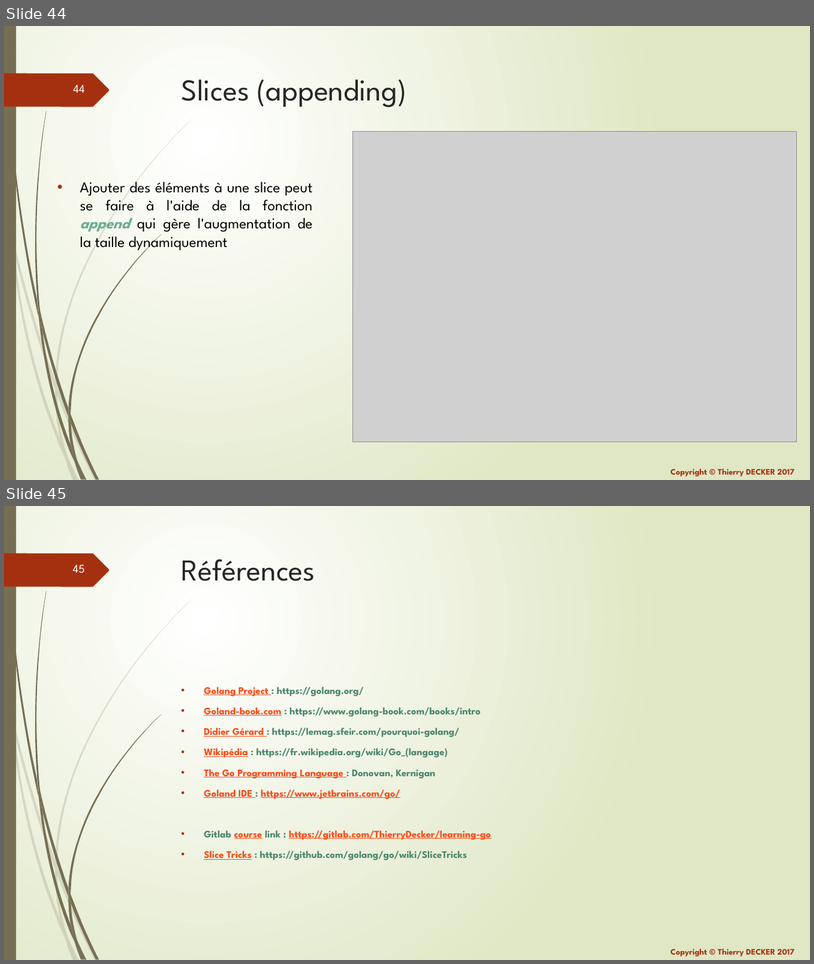
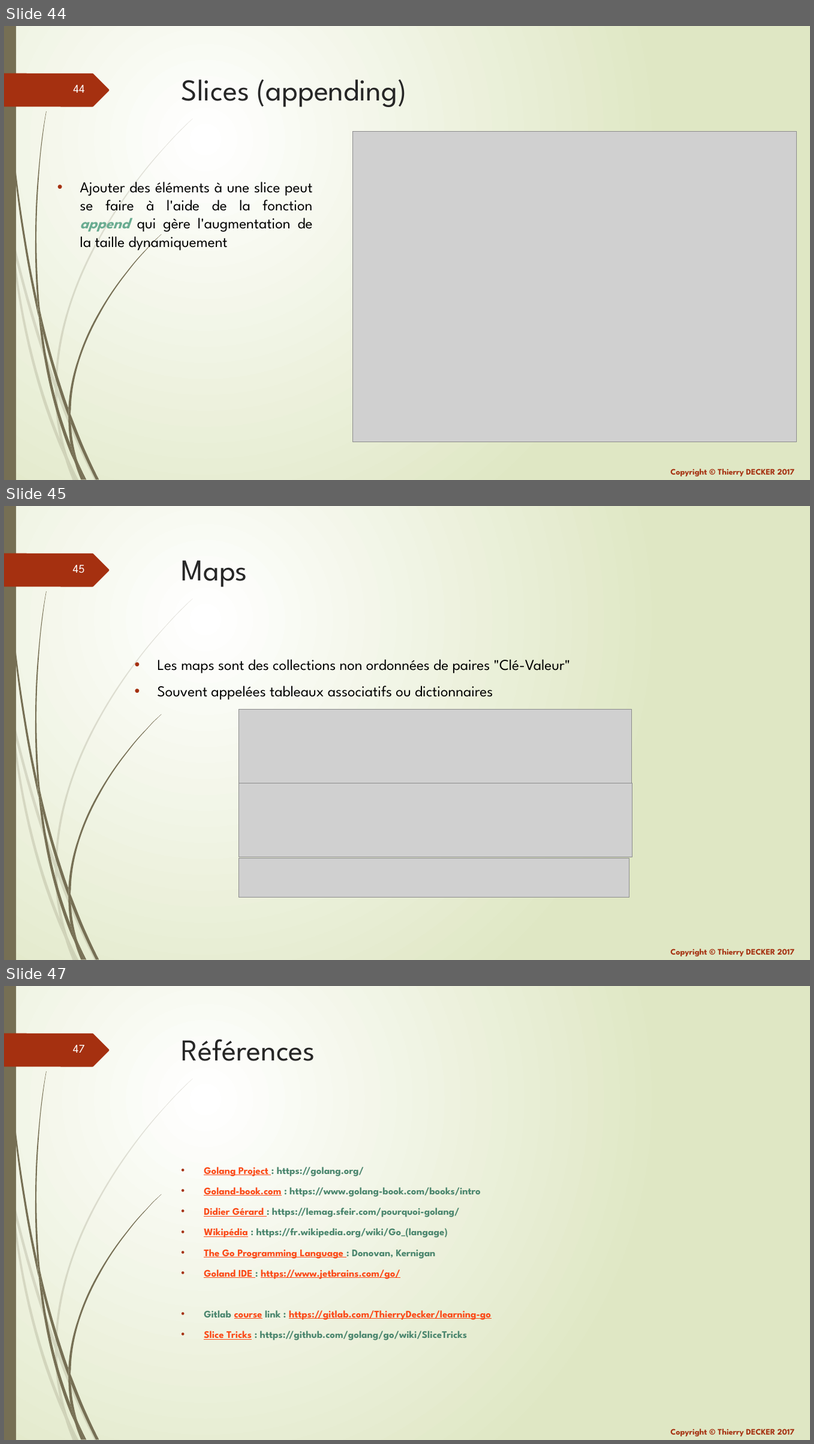
Before and after one commit to thierrydecker/learning-go, a slide deck: documentations/learning-go.pptx. Shown one above the other, each under a label of ours: slides 44 and 45 before the commit, slides 44, 45 and 47 after it; the slides between them are not shown. The pictures are 814x964 and 814x1444 pixels, drawn with LibreOffice and Linux fonts; fonts in the diff are those of the drawing; grey boxes stand for pictures. Boxes give left, top, right and bottom in pixels: in the first picture for what was removed or moved away, otherwise in the second. Text is boxed around its words. In the diff, an @@ line names an element or a change of style, - is before the commit and + after.

Commit message:
Added maps

```diff
--- a/documentations/learning-go.pptx
+++ b/documentations/learning-go.pptx
@@ slide 45 added at (4,506,810,960), background gradient #FFFFFF to #DFE8C4; not listed: 26 template elements that a slide beside it also shows @@
@@ title added at (182,560,248,587), 36 pt, text #262626 @@
+Maps
@@ text added at (158,659,571,700), 18 pt, text #000000 @@
+• Les maps sont des collections non ordonnées de paires "Clé-Valeur"
+• Souvent appelées tableaux associatifs ou dictionnaires
@@ picture added at (239,709,633,783) @@
@@ picture added at (239,783,633,857) @@
@@ picture added at (239,858,630,897) @@
@@ what was slide 45 is now slide 47 @@
@@ page number at (73,1045,85,1053): text changed @@
-45
+47
```
Also in this commit, not shown: 1 other slide added, 2 other files.
